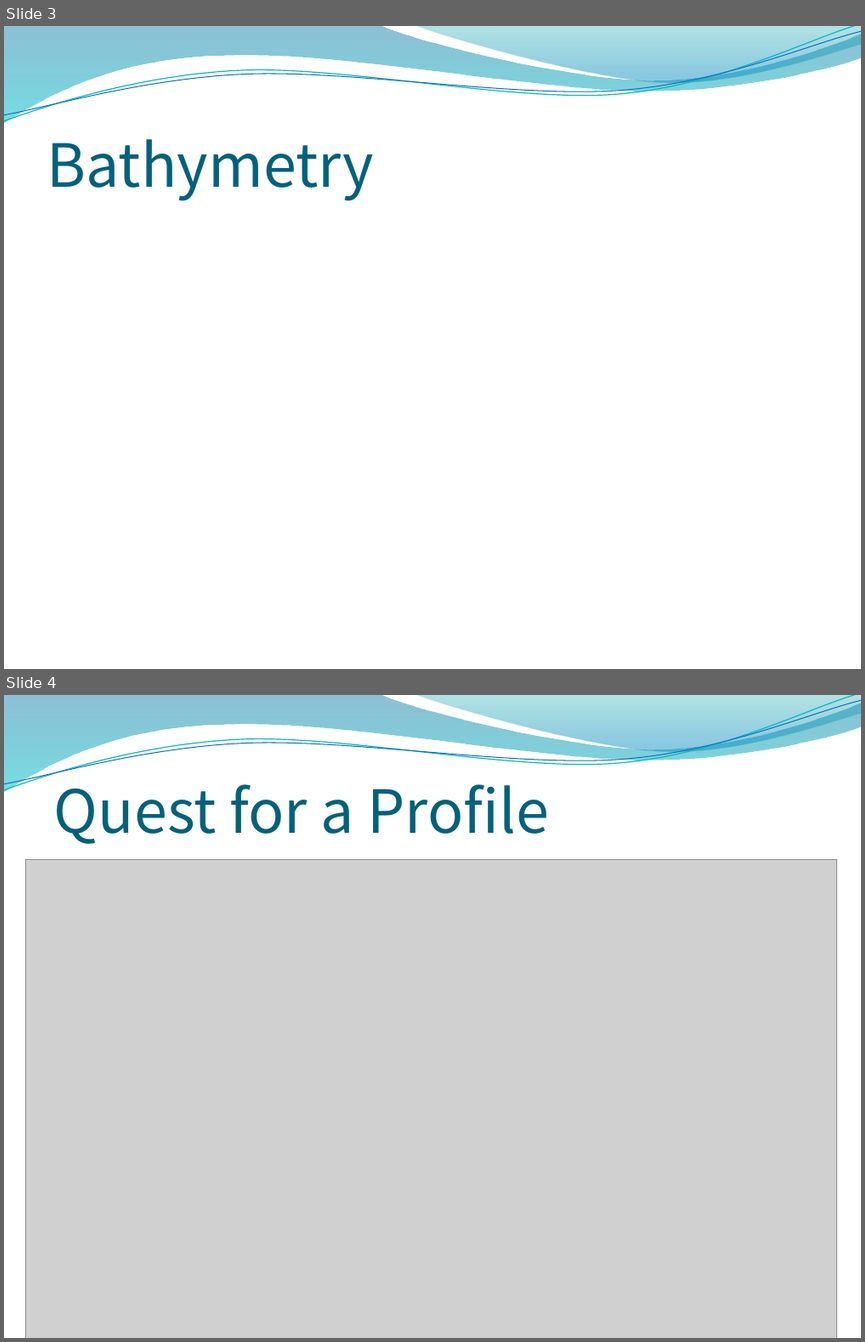
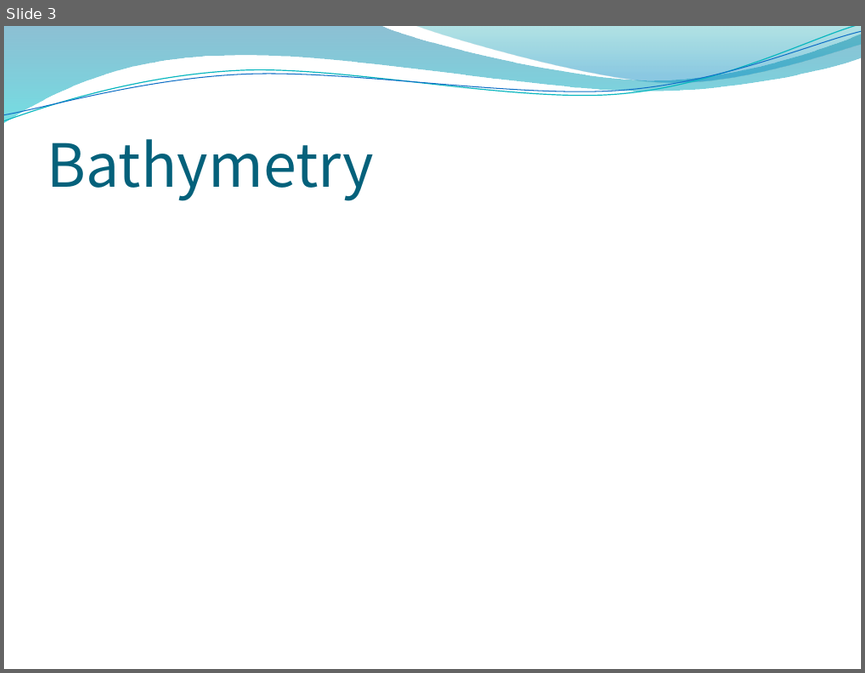
Before and after one commit to wpears/BathCat, a slide deck: dev/lightning.pptx. Shown one above the other, each under a label of ours: slides 3 and 4 before the commit, slide 3 after it. The pictures are 865x1342 and 865x673 pixels, drawn with LibreOffice and Linux fonts; fonts in the diff are those of the drawing; grey boxes stand for pictures; background and template pictures are left out. Boxes give left, top, right and bottom in pixels: in the first picture for what was removed or moved away, otherwise in the second. Text is boxed around its words. In the diff, an @@ line names an element or a change of style, - is before the commit and + after.

Commit message:
Finished powerpoint

```diff
--- a/dev/lightning.pptx
+++ b/dev/lightning.pptx
@@ slide 4 removed at box(4, 695, 861, 1338), background picture (left out); not listed: 4 template elements that a slide beside it also shows @@
@@ title removed at box(54, 772, 550, 844) @@
-Quest for a Profile
@@ picture removed at box(25, 860, 837, 1338) @@
```
Also in this commit, not shown: 27 slides added, 1 other file.
